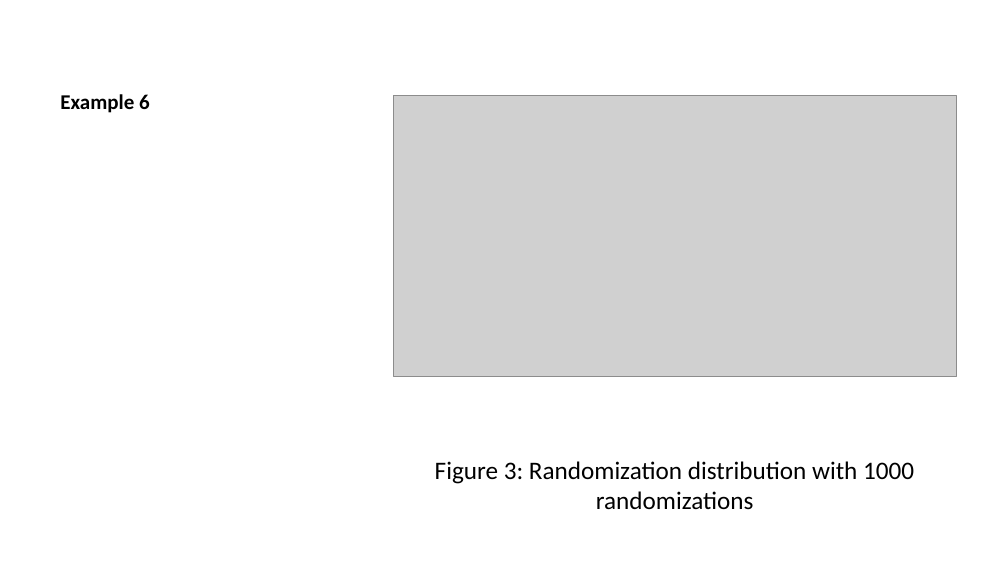
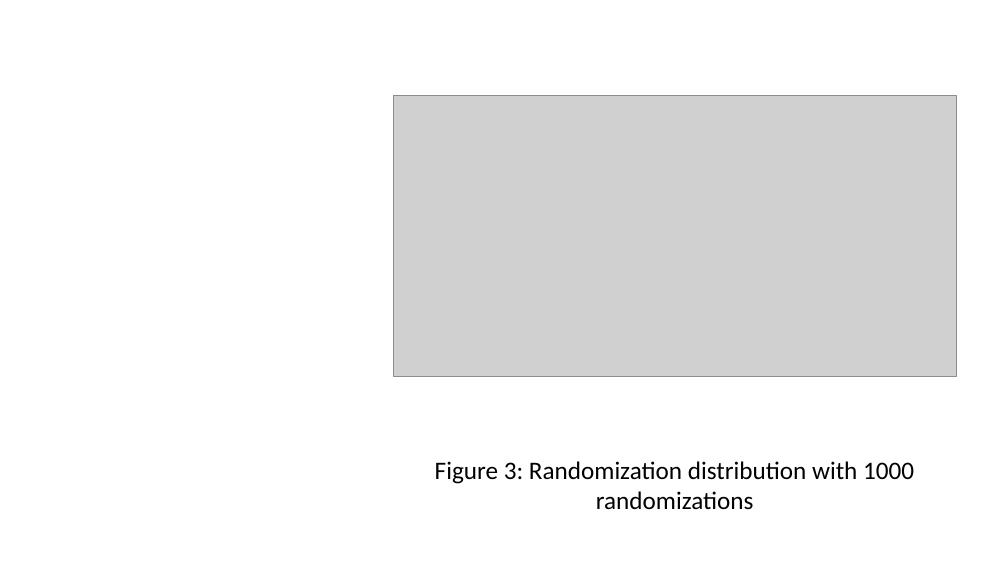
Before and after one commit to DataScienceUWL/DataScienceUWL.github.io, a slide deck: slide 15 of STAT145/resources-2027/randomization/slides.pptx. Drawn at 1008x567 pixels with LibreOffice and Linux fonts; fonts in the diff are those of the drawing; grey boxes stand for pictures. Boxes give left, top, right and bottom in pixels: in the first picture for what was removed or moved away, otherwise in the second. Text is boxed around its words. In the diff, an @@ line names an element or a change of style, - is before the commit and + after.

```diff
--- a/STAT145/resources-2027/randomization/slides.pptx
+++ b/STAT145/resources-2027/randomization/slides.pptx
@@ title removed at (60,94,150,113) @@
-Example 6
```
Also in this commit, not shown: 13 other slides changed, 3 slides added, 3 slides removed, 12 other files.
